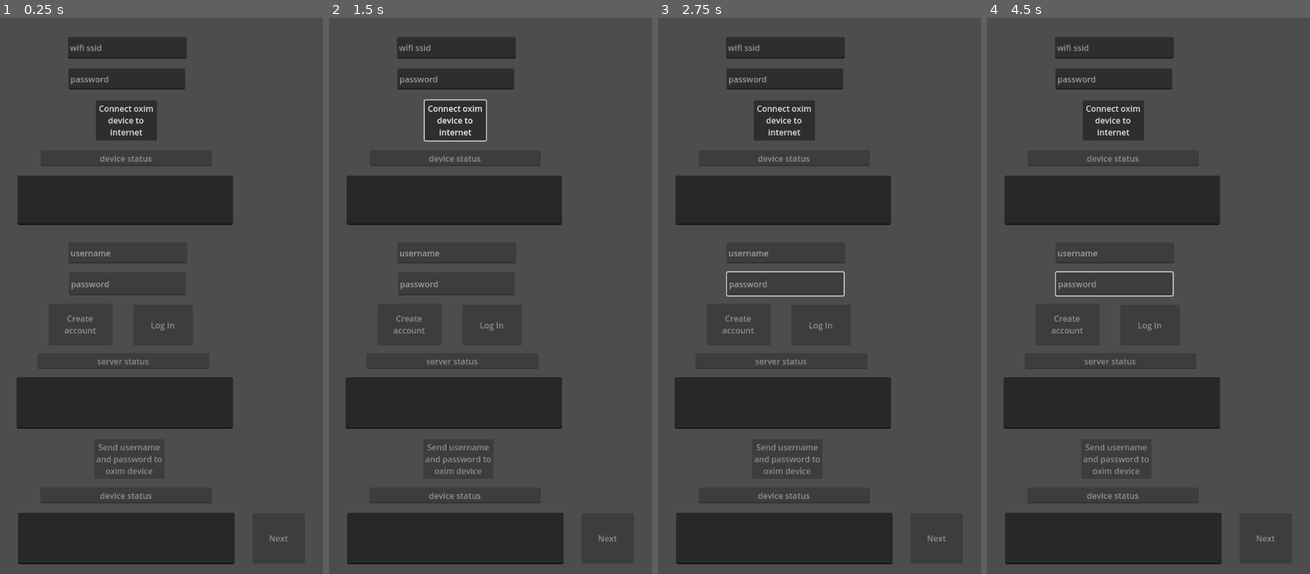
Above: before the commit, frames 1-4 (left to right).
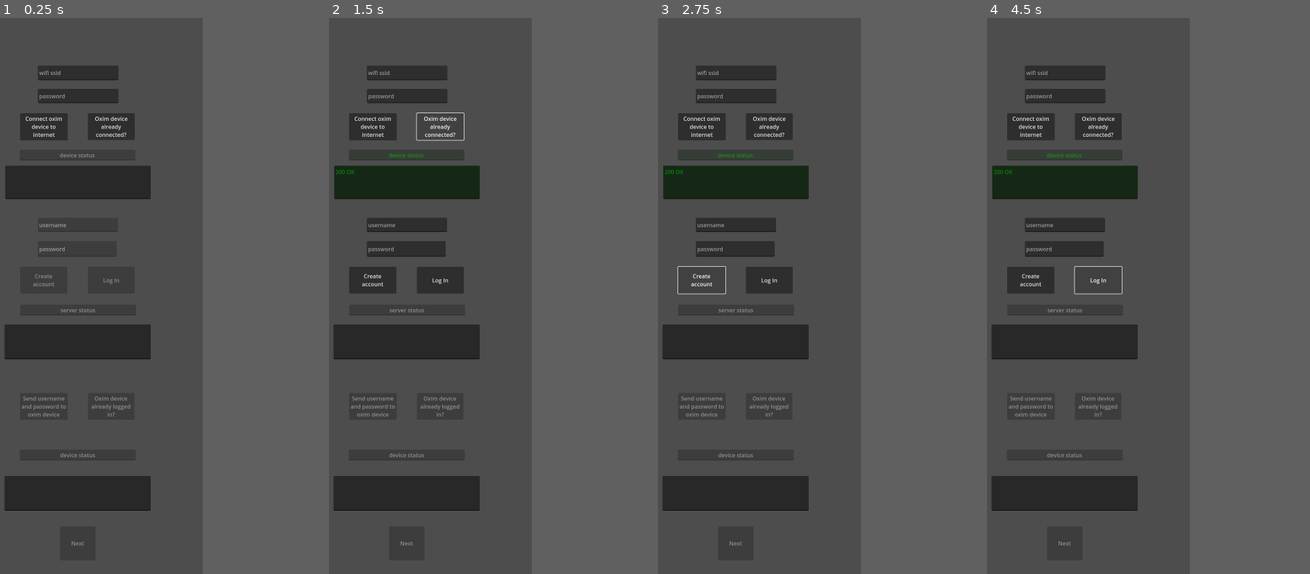
Above: after the commit, the same moments.

Repository: fotosintetic-ipn/fotosintetic-app
Game: Godot game, scene res://scenes/create_account.tscn
Two runs of this game, one before a commit and one after it. Both use one fixed random seed, a clock stepped at 60 frames per second and the inputs below.
Inputs (mouse positions are in pixels of both pictures, inside the frame that each line leads up to):
- Up to frame 1 (0.25 s): no input
- Up to frame 2 (1.5 s): click "Connect oxim device to intern…" at 0.5 s; click (516, 129) at 1.25 s, where only the run after the commit has a clickable "Oxim device already connected?"
- Up to frame 3 (2.75 s): click (745, 279) at 2 s, where only the run after the commit has a clickable "Create account"
- Up to frame 4 (4.5 s): click (1174, 279) at 2.75 s, where only the run after the commit has a clickable "Log In"; click (1074, 279) at 3.5 s, where only the run after the commit has a clickable "Create account"; click (1174, 279) at 4.25 s, where only the run after the commit has a clickable "Log In"
In our replay, the window is 533x800 before the commit and 360x800 after it. These sizes can differ from the game's own. Grey fills any space a smaller window leaves; there, only what the larger window draws over its background counts as a difference.

The runs differ from the first frame. In frame 1, 25% of the frame differs, in the area x 1-90%, y 3-99%; in frame 2, 26%; in frame 3, 26%; in frame 4, 26%.

Commit message:
Added options for oxim devices already logged in and connected to the internet

Diff:
--- a/project.godot
+++ b/project.godot
@@ -18,7 +18,7 @@
 [display]
 
 window/size/viewport_width=720
-window/size/viewport_height=1080
+window/size/viewport_height=1600
 window/handheld/orientation=1
 
 [editor_plugins]
--- a/scenes/create_account.tscn
+++ b/scenes/create_account.tscn
@@ -3,63 +3,89 @@
 [ext_resource type="Script" path="res://scripts/create_account/create_account.gd" id="1_h6kov"]
 
 [node name="root" type="Node2D"]
+position = Vector2(360, 540)
 script = ExtResource("1_h6kov")
+metadata/_edit_horizontal_guides_ = [-48.0]
+metadata/_edit_vertical_guides_ = [360.0, 527.0]
 
 [node name="device_connection" type="Node2D" parent="."]
+position = Vector2(-360, -540)
 
 [node name="form" type="Node2D" parent="device_connection"]
 
 [node name="ssid" type="LineEdit" parent="device_connection/form"]
-offset_left = 224.0
-offset_top = 37.0
-offset_right = 455.0
-offset_bottom = 79.0
+offset_left = 245.0
+offset_top = 137.0
+offset_right = 477.0
+offset_bottom = 179.0
+pivot_offset = Vector2(115, 685)
 placeholder_text = "wifi ssid"
+metadata/_edit_use_anchors_ = true
 
 [node name="password" type="LineEdit" parent="device_connection/form"]
-offset_left = 225.0
-offset_top = 98.0
-offset_right = 452.0
-offset_bottom = 139.0
+offset_left = 245.0
+offset_top = 204.0
+offset_right = 477.0
+offset_bottom = 245.0
+pivot_offset = Vector2(115, 618)
 placeholder_text = "password"
+metadata/_edit_use_anchors_ = true
 
 [node name="send" type="Button" parent="device_connection"]
-offset_left = 278.0
-offset_top = 160.0
-offset_right = 397.0
-offset_bottom = 238.0
+offset_left = 194.0
+offset_top = 274.0
+offset_right = 331.0
+offset_bottom = 352.0
+pivot_offset = Vector2(166, 548)
 text = "Connect oxim
 device to
 internet"
+metadata/_edit_use_anchors_ = true
+
+[node name="already_connected" type="Button" parent="device_connection"]
+offset_left = 389.0
+offset_top = 274.0
+offset_right = 524.0
+offset_bottom = 351.0
+pivot_offset = Vector2(-29, 548)
+text = "Oxim device
+already
+connected?"
+metadata/_edit_use_anchors_ = true
 
 [node name="label" type="LineEdit" parent="device_connection"]
-offset_left = 171.0
-offset_top = 257.0
-offset_right = 504.0
-offset_bottom = 288.0
+offset_left = 193.0
+offset_top = 379.0
+offset_right = 526.0
+offset_bottom = 410.0
+pivot_offset = Vector2(167, 443)
 text = "device status"
 alignment = 1
 editable = false
+metadata/_edit_use_anchors_ = true
 
 [node name="status" type="TextEdit" parent="device_connection"]
-offset_left = 126.0
-offset_top = 306.0
-offset_right = 545.0
-offset_bottom = 402.0
-editable = false
+offset_left = 151.0
+offset_top = 425.0
+offset_right = 570.0
+offset_bottom = 521.0
+pivot_offset = Vector2(209, 397)
+editable = false
+metadata/_edit_use_anchors_ = true
 
 [node name="request" type="HTTPRequest" parent="device_connection"]
 
 [node name="server" type="Node2D" parent="."]
+position = Vector2(-360, -540)
 
 [node name="form" type="Node2D" parent="server"]
 
 [node name="username" type="LineEdit" parent="server/form"]
-offset_left = 225.0
-offset_top = 436.0
-offset_right = 456.0
-offset_bottom = 477.0
-pivot_offset = Vector2(-235, -197)
+offset_left = 245.0
+offset_top = 575.0
+offset_right = 476.0
+offset_bottom = 616.0
+pivot_offset = Vector2(115, 247)
 size_flags_horizontal = 6
 size_flags_vertical = 4
 placeholder_text = "username"
@@ -67,11 +93,11 @@
 metadata/_edit_use_anchors_ = true
 
 [node name="password" type="LineEdit" parent="server/form"]
-offset_left = 226.0
-offset_top = 494.0
-offset_right = 453.0
-offset_bottom = 539.0
-pivot_offset = Vector2(-238, -264)
+offset_left = 245.0
+offset_top = 642.0
+offset_right = 472.0
+offset_bottom = 687.0
+pivot_offset = Vector2(115, 180)
 size_flags_horizontal = 6
 size_flags_vertical = 4
 placeholder_text = "password"
@@ -79,11 +105,11 @@
 metadata/_edit_use_anchors_ = true
 
 [node name="create_account" type="Button" parent="server"]
-offset_left = 186.0
-offset_top = 555.0
-offset_right = 311.0
-offset_bottom = 636.0
-pivot_offset = Vector2(-284, -345)
+offset_left = 194.0
+offset_top = 716.0
+offset_right = 330.0
+offset_bottom = 793.0
+pivot_offset = Vector2(166, 106)
 size_flags_horizontal = 6
 size_flags_vertical = 4
 disabled = true
@@ -92,19 +118,21 @@
 metadata/_edit_use_anchors_ = true
 
 [node name="log_in" type="Button" parent="server"]
-offset_left = 351.0
-offset_top = 557.0
-offset_right = 467.0
-offset_bottom = 636.0
+offset_left = 389.0
+offset_top = 716.0
+offset_right = 524.0
+offset_bottom = 793.0
+pivot_offset = Vector2(-29, 106)
 disabled = true
 text = "Log In"
+metadata/_edit_use_anchors_ = true
 
 [node name="label" type="LineEdit" parent="server"]
-offset_left = 165.0
-offset_top = 651.0
-offset_right = 499.0
-offset_bottom = 682.0
-pivot_offset = Vector2(-181, -476)
+offset_left = 194.0
+offset_top = 825.0
+offset_right = 528.0
+offset_bottom = 856.0
+pivot_offset = Vector2(166, -3)
 size_flags_horizontal = 6
 size_flags_vertical = 4
 text = "server status"
@@ -113,11 +141,11 @@
 metadata/_edit_use_anchors_ = true
 
 [node name="status" type="TextEdit" parent="server"]
-offset_left = 124.0
-offset_top = 698.0
-offset_right = 545.0
-offset_bottom = 798.0
-pivot_offset = Vector2(-141, -523)
+offset_left = 149.0
+offset_top = 882.0
+offset_right = 570.0
+offset_bottom = 982.0
+pivot_offset = Vector2(211, -60)
 size_flags_horizontal = 6
 size_flags_vertical = 4
 editable = false
@@ -126,24 +154,38 @@
 [node name="request" type="HTTPRequest" parent="server"]
 
 [node name="device_credentials" type="Node2D" parent="."]
+position = Vector2(-360, -540)
 
 [node name="send" type="Button" parent="device_credentials"]
-offset_left = 275.0
-offset_top = 818.0
-offset_right = 400.0
-offset_bottom = 895.0
+offset_left = 194.0
+offset_top = 1079.0
+offset_right = 331.0
+offset_bottom = 1156.0
+pivot_offset = Vector2(166, -257)
 disabled = true
 text = "Send username
 and password to
 oxim device"
 metadata/_edit_use_anchors_ = true
 
+[node name="already_logged_in" type="Button" parent="device_credentials"]
+offset_left = 389.0
+offset_top = 1079.0
+offset_right = 523.0
+offset_bottom = 1156.0
+pivot_offset = Vector2(-29, -257)
+disabled = true
+text = "Oxim device
+already logged
+in?"
+metadata/_edit_use_anchors_ = true
+
 [node name="label" type="LineEdit" parent="device_credentials"]
-offset_left = 170.0
-offset_top = 912.0
-offset_right = 504.0
-offset_bottom = 943.0
-pivot_offset = Vector2(-181, -476)
+offset_left = 193.0
+offset_top = 1242.0
+offset_right = 527.0
+offset_bottom = 1273.0
+pivot_offset = Vector2(167, -420)
 size_flags_horizontal = 3
 text = "device status"
 alignment = 1
@@ -151,11 +193,11 @@
 metadata/_edit_use_anchors_ = true
 
 [node name="status" type="TextEdit" parent="device_credentials"]
-offset_left = 127.0
-offset_top = 961.0
-offset_right = 548.0
-offset_bottom = 1061.0
-pivot_offset = Vector2(-141, -523)
+offset_left = 149.0
+offset_top = 1318.0
+offset_right = 570.0
+offset_bottom = 1418.0
+pivot_offset = Vector2(211, -496)
 size_flags_horizontal = 6
 size_flags_vertical = 4
 editable = false
@@ -164,18 +206,21 @@
 [node name="request" type="HTTPRequest" parent="device_credentials"]
 
 [node name="next" type="Button" parent="."]
-offset_left = 583.0
-offset_top = 962.0
-offset_right = 685.0
-offset_bottom = 1060.0
+offset_left = -51.0
+offset_top = 923.0
+offset_right = 51.0
+offset_bottom = 1021.0
 disabled = true
 text = "Next"
+metadata/_edit_use_anchors_ = true
 
 [connection signal="pressed" from="device_connection/send" to="." method="_on_device_connection_send_pressed"]
+[connection signal="pressed" from="device_connection/already_connected" to="." method="_on_device_connection_already_connected_pressed"]
 [connection signal="request_completed" from="device_connection/request" to="." method="_on_device_connection_request_completed"]
 [connection signal="pressed" from="server/create_account" to="." method="_on_server_create_account_pressed"]
 [connection signal="pressed" from="server/log_in" to="." method="_on_server_log_in_pressed"]
 [connection signal="request_completed" from="server/request" to="." method="_on_server_request_completed"]
 [connection signal="pressed" from="device_credentials/send" to="." method="_on_send_credentials_pressed"]
+[connection signal="pressed" from="device_credentials/already_logged_in" to="." method="_on_device_credentials_already_logged_in_pressed"]
 [connection signal="request_completed" from="device_credentials/request" to="." method="_on_device_credentials_request_completed"]
 [connection signal="pressed" from="next" to="." method="_on_next_pressed"]
--- a/scripts/create_account/create_account.gd
+++ b/scripts/create_account/create_account.gd
@@ -8,19 +8,22 @@
 func _ready():
 	return
 
-func _process(delta):
+func _process(_delta):
 	return
 
 func _on_device_connection_send_pressed():
 	var ssid = $device_connection/form/ssid.text
-	var password = $device_connection/form/password.text
+	var wifi_password = $device_connection/form/password.text
 
-	if ssid == "" || password == "":
+	if ssid == "" || wifi_password == "":
 		return
 
-	$device_connection/request.request(oxim_url + "/connect?ssid=" + ssid + "&password=" + password, PackedStringArray(), HTTPClient.METHOD_POST)
+	$device_connection/request.request(oxim_url + "/connect?ssid=" + ssid + "&password=" + wifi_password, PackedStringArray(), HTTPClient.METHOD_POST)
 
-func _on_device_connection_request_completed(result, response_code, headers, body):
+func _on_device_connection_already_connected_pressed():
+	_on_device_connection_request_completed(1, 200, 1, 1)
+
+func _on_device_connection_request_completed(_result, response_code, _headers, body):
 	if response_code != 200:
 		$device_connection/label.modulate = Color(1, 0, 0)
 		$device_connection/status.modulate = Color(1, 0, 0)
@@ -55,7 +58,7 @@
 
 	$server/request.request(server_url + "/validate_credentials?username=" + username + "&password=" + password, PackedStringArray(), HTTPClient.METHOD_GET)
 
-func _on_server_request_completed(result, response_code, headers, body):
+func _on_server_request_completed(_result, response_code, _headers, body):
 	if response_code != 200:
 		$server/label.modulate = Color(1, 0, 0)
 		$server/status.modulate = Color(1, 0, 0)
@@ -67,11 +70,15 @@
 	$server/status.modulate = Color(0, 1, 0)
 	$server/status.text = "200 OK"
 	$device_credentials/send.disabled = false
+	$device_credentials/already_logged_in.disabled = false
 
 func _on_send_credentials_pressed():
 	$device_credentials/request.request(oxim_url + "/credentials?username=" + username + "&password=" + password, PackedStringArray(), HTTPClient.METHOD_POST)
 
-func _on_device_credentials_request_completed(result, response_code, headers, body):
+func _on_device_credentials_already_logged_in_pressed():
+	_on_device_credentials_request_completed(1, 200, 1, 1)
+
+func _on_device_credentials_request_completed(_result, response_code, _headers, body):
 	if response_code != 200:
 		$device_credentials/label.modulate = Color(1, 0, 0)
 		$device_credentials/status.modulate = Color(1, 0, 0)
--- a/scripts/graph/graph.gd
+++ b/scripts/graph/graph.gd
@@ -43,7 +43,7 @@
 
 	heartrate = Function.new(time, heartrate_value, "Heartrate",
 		{
-			color = Color("#36a2eb"), 		# The color associated to this function
+			color = Color(0, 0, 1), 		# The color associated to this function
 			marker = Function.Marker.CIRCLE, 	# The marker that will be displayed for each drawn point (x,y)
 											# since it is `NONE`, no marker will be shown.
 			type = Function.Type.LINE, 		# This defines what kind of plotting will be used,
@@ -73,7 +73,6 @@
 
 	heartrate_value = []
 	spo2_value = []
-	var idx = 0
 
 	for i in range(0, response["data"].size(), 1):
 		for ii in range(0, response["data"][i]["heartrate"].size(), 1):
@@ -98,8 +97,7 @@
 
 func get_records(after: int = -1, before: int = -1, limit: int = -1):
 	if((after == -1 && before == -1) || (after != -1 && before != -1)):
-		var ret: Dictionary
-		return ret
+		return
 
 	var parameters = "?"
 	if(after != -1):
@@ -115,6 +113,7 @@
 
 	$request.request(server_url + "/get_records" + parameters, [auth])
 
-func _on_request_completed(result, response_code, headers, body):
+func _on_request_completed(_result, _response_code, _headers, body):
+	print(body.get_string_from_utf8())
 	response = JSON.parse_string(body.get_string_from_utf8())
 	data_available = true
